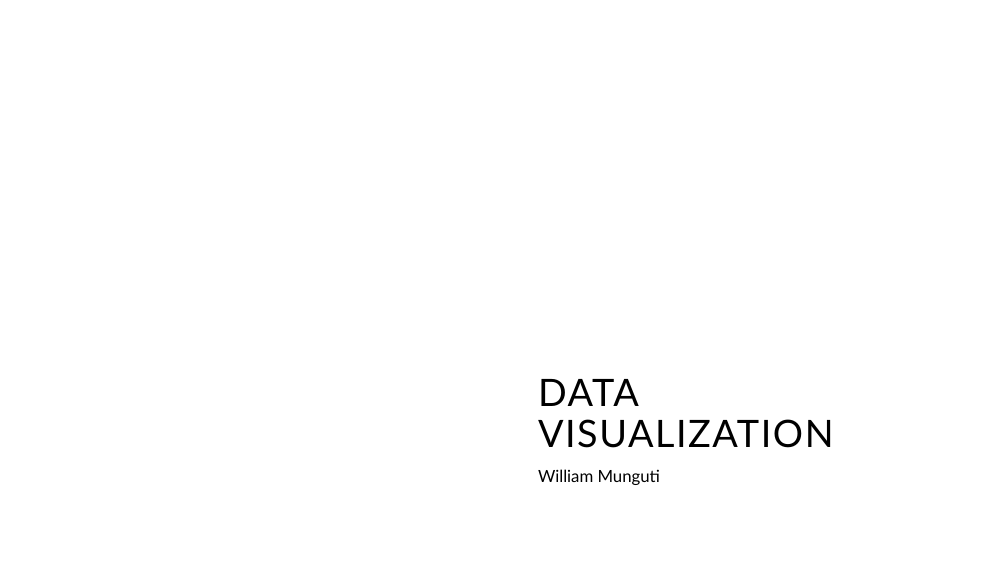
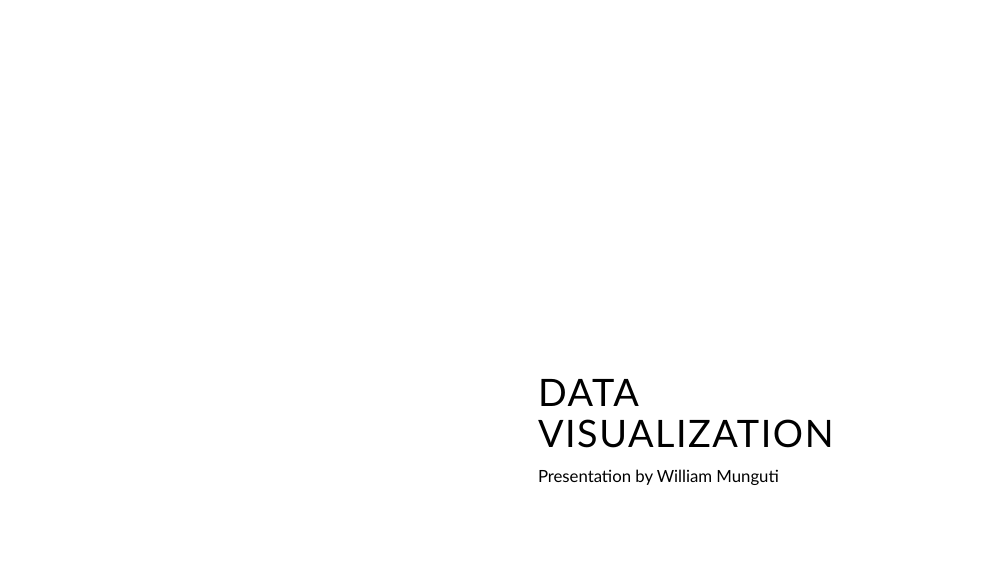
Before and after one commit to mungutiwilliam/Indian-Startups-dataset-analysis, a slide deck: slide 1 of Data Visualization.pptx. Drawn at 1008x567 pixels with LibreOffice and Linux fonts; fonts in the diff are those of the drawing; background and template pictures are left out. Boxes give left, top, right and bottom in pixels: in the first picture for what was removed or moved away, otherwise in the second. Text is boxed around its words. In the diff, an @@ line names an element or a change of style, - is before the commit and + after.

```diff
--- a/Data Visualization.pptx
+++ b/Data Visualization.pptx
@@ subtitle at (538,469,778,485): text changed @@
-William Munguti
+Presentation by William Munguti
```
Also in this commit, not shown: 14 other slides changed, 1 slide added, 2 other files.
